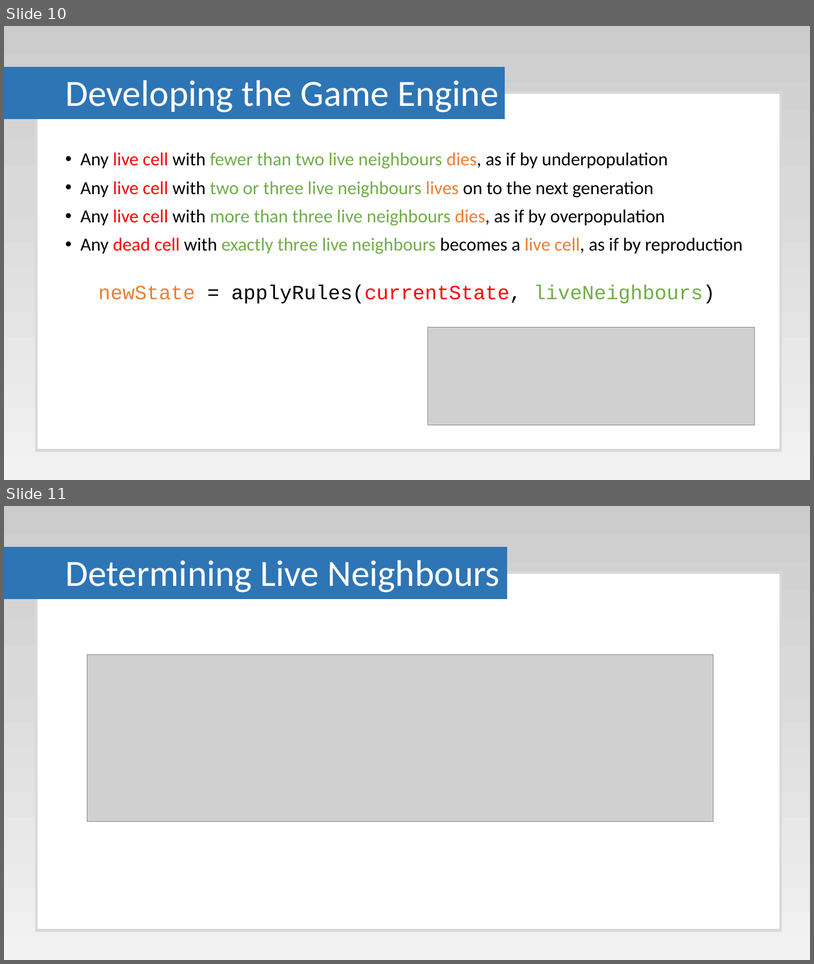
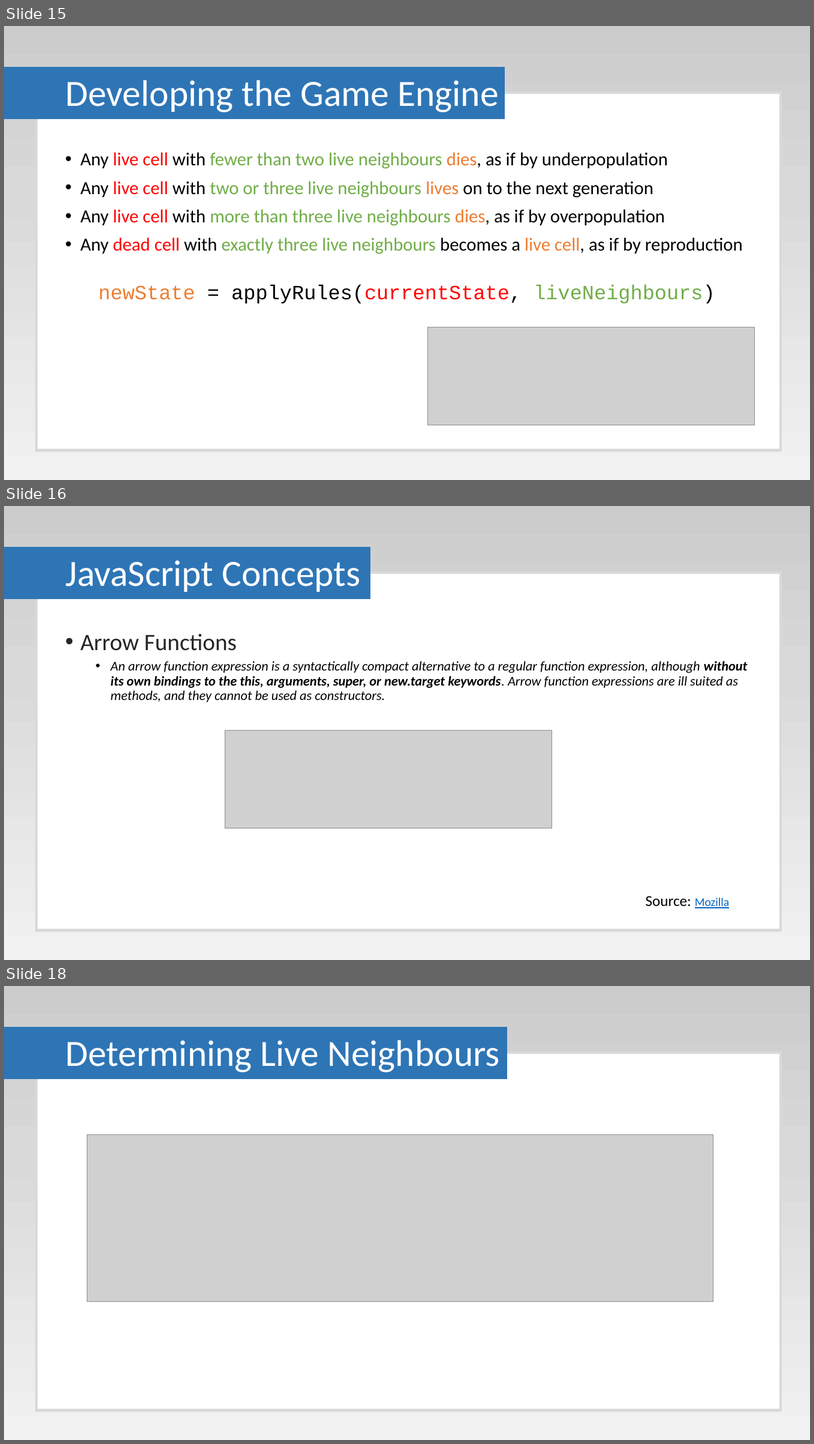
Before and after one commit to Paul-Hadfield/GameOfLife-Talk, a slide deck: Game Of Life Presentation.pptx. Shown one above the other, each under a label of ours: slides 10 and 11 before the commit, slides 15, 16 and 18 after it; the slides between them are not shown. The pictures are 814x964 and 814x1444 pixels, drawn with LibreOffice and Linux fonts; fonts in the diff are those of the drawing; grey boxes stand for pictures. Boxes give left, top, right and bottom in pixels: in the first picture for what was removed or moved away, otherwise in the second. Text is boxed around its words. In the diff, an @@ line names an element or a change of style, - is before the commit and + after.

```diff
--- a/Game Of Life Presentation.pptx
+++ b/Game Of Life Presentation.pptx
@@ slide 16 added at (x1=4, y1=506, x2=810, y2=960), background gradient #CCCCCC to #D9D9D9 to #F2F2F2 @@
@@ rectangle added at (x1=4, y1=547, x2=370, y2=598), fill #2E75B6, outline #2E75B6 1 pt @@
@@ rectangle added at (x1=36, y1=573, x2=782, y2=930), fill #FFFFFF, outline #D9D9D9 3 pt @@
@@ title added at (x1=65, y1=560, x2=360, y2=592), 44 pt, text #FFFFFF @@
+JavaScript Concepts
@@ text added at (x1=80, y1=634, x2=748, y2=702), 16 pt, text #000000, italic @@
+• Arrow Functions
+  • An arrow function expression is a syntactically compact alternative to a regular function expression, although without its own bindings to the this, arguments, super, or new.target keywords. Arrow function expressions are ill suited as methods, and they cannot be used as constructors.
@@ picture added at (x1=225, y1=730, x2=552, y2=827) @@
@@ text added at (x1=646, y1=895, x2=730, y2=908), 18 pt, text #000000 @@
+Source: Mozilla
@@ what was slide 10 is now slide 15 @@
@@ what was slide 11 is now slide 18 @@
```
Also in this commit, not shown: 9 slides changed, 18 other slides added, 1 slide removed.
